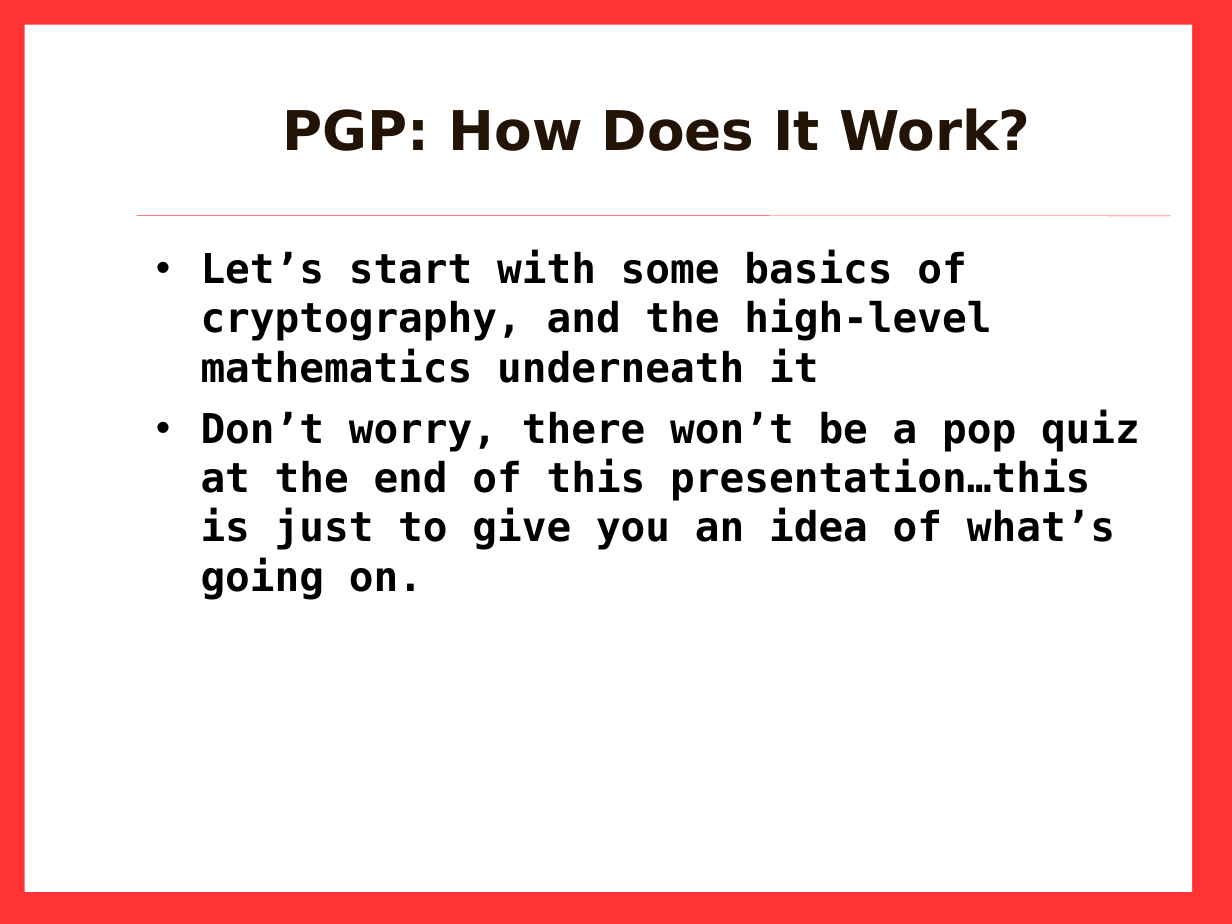
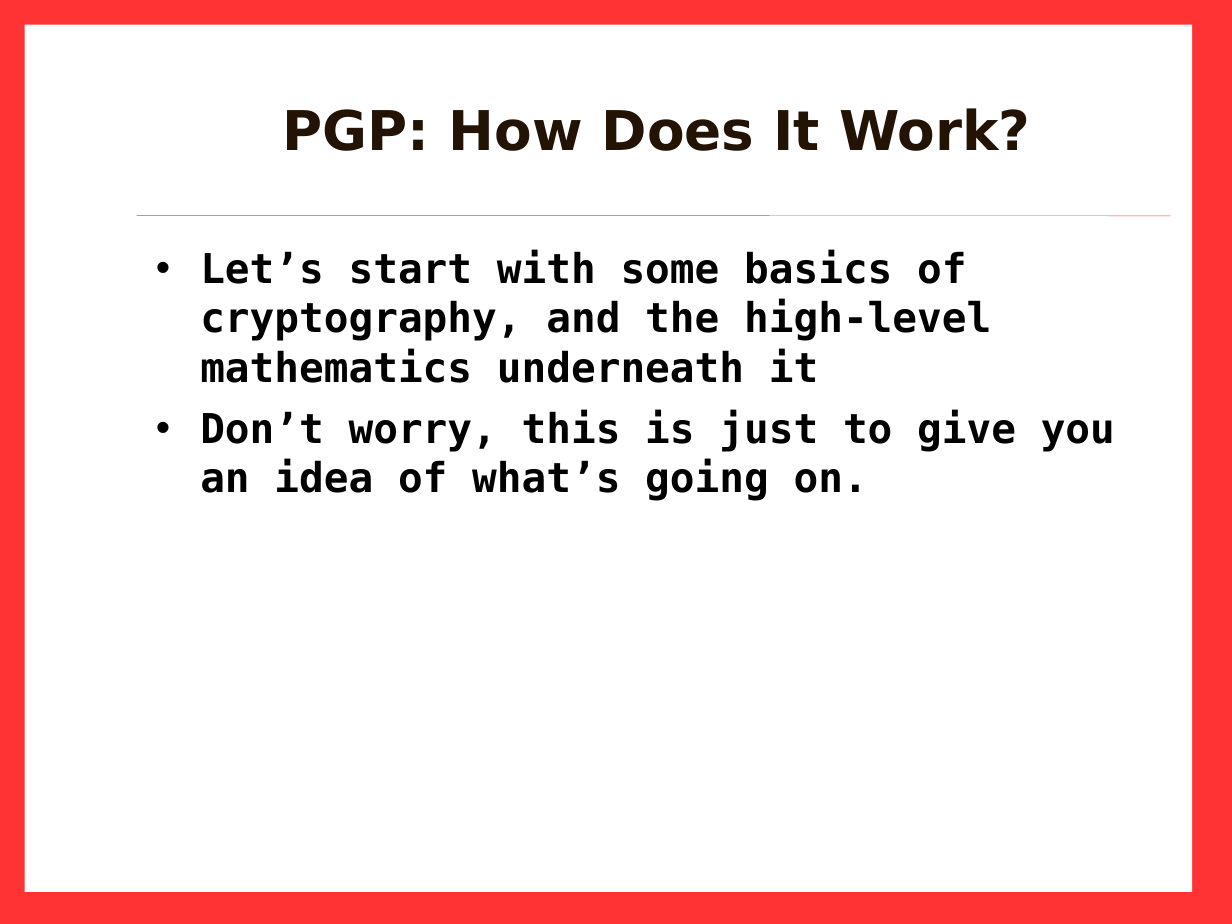
Before and after one commit to Zimbra-Community/pgp-zimlet, a slide deck: slide 6 of demo-training/PGP_0511-Barry.ppt. Drawn at 1232x924 pixels with LibreOffice and Linux fonts; fonts in the diff are those of the drawing; background and template pictures are left out. Boxes give left, top, right and bottom in pixels: in the first picture for what was removed or moved away, otherwise in the second. Text is boxed around its words. In the diff, an @@ line names an element or a change of style, - is before the commit and + after.

```diff
--- a/demo-training/PGP_0511-Barry.ppt
+++ b/demo-training/PGP_0511-Barry.ppt
@@ text at box(200, 409, 1115, 501): text changed @@
-• Don’t worry, there won’t be a pop quiz at the end of this presentation…this is just to give you an idea of what’s going on.
+• Don’t worry, this is just to give you an idea of what’s going on.
```
Also in this commit, not shown: 3 other slides changed.
